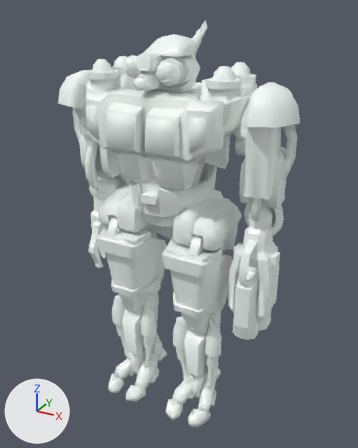
The COLLADA model Objects3d/strikecom.dae as it was, and as the next commit left it.
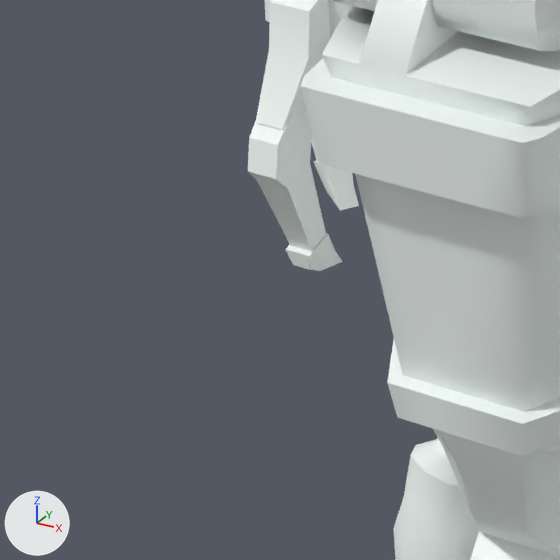
The first picture shows the older version from a camera (50 mm lens) standing at (32.1, -56.6, 56.1) and looking at (0.9, 0.1, 27.7). The close-ups show both versions on the part from 14% to 39% of the width and 50% to 70% of the height of that picture. The lights are fixed; the arrows at lower left show +X, +Y and +Z. Where no turn or scale is listed for an object, it has been applied to the vertices.

Names of what the first close-up shows: 'AssRight', 'CalfRight', 'FingerA', 'FingerC', 'HipRight'.
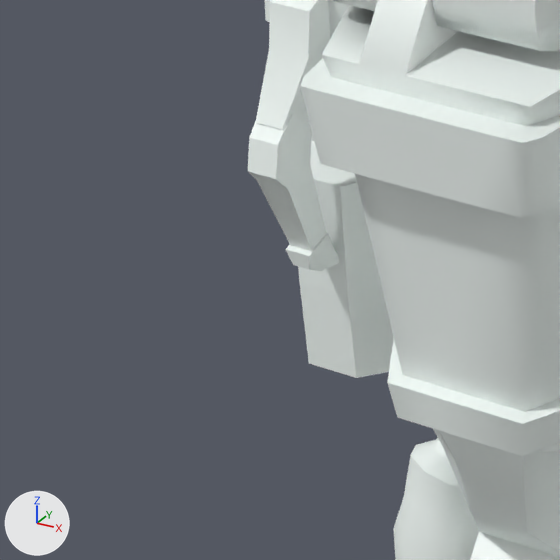
Boxes [x1, y1, x2, y2] around the edits, measured in the close-ups (560 x 560 px):
'UnderGun', moved, rescaled (not visible before)
    after: [298, 141, 394, 378]
'FingerA', unchanged, covered by the edit
    before: [308, 121, 359, 211]
    after: [308, 121, 314, 142]

Diff of the bpy script that builds the scene:
```diff
--- a/Objects3d/strikecom.dae.py
+++ b/Objects3d/strikecom.dae.py
@@ ob_stomach @@
 ob_stomach = bpy.data.objects.new('Stomach', me_cylinder_004)
-ob_stomach.location = (0.336, -0.018, 34.85)
+ob_stomach.parent = ob_base
+ob_stomach.location = (0.0, 0.0, 0.0)
@@ ob_undergun @@
 ob_undergun = bpy.data.objects.new('UnderGun', me_cylinder_019)
-ob_undergun.parent = ob_gun
-ob_undergun.location = (-0.211, 0.0811, -0.0000153)
+ob_undergun.parent = ob_handright
+ob_undergun.location = (-0.211, -0.919, 1.0)
+ob_undergun.scale = (0.6, 0.6, 1.0)
@@ ob_base @@
+ob_base = bpy.data.objects.new('Base', None)
+ob_base.location = (0.336, -0.018, 34.85)
```
